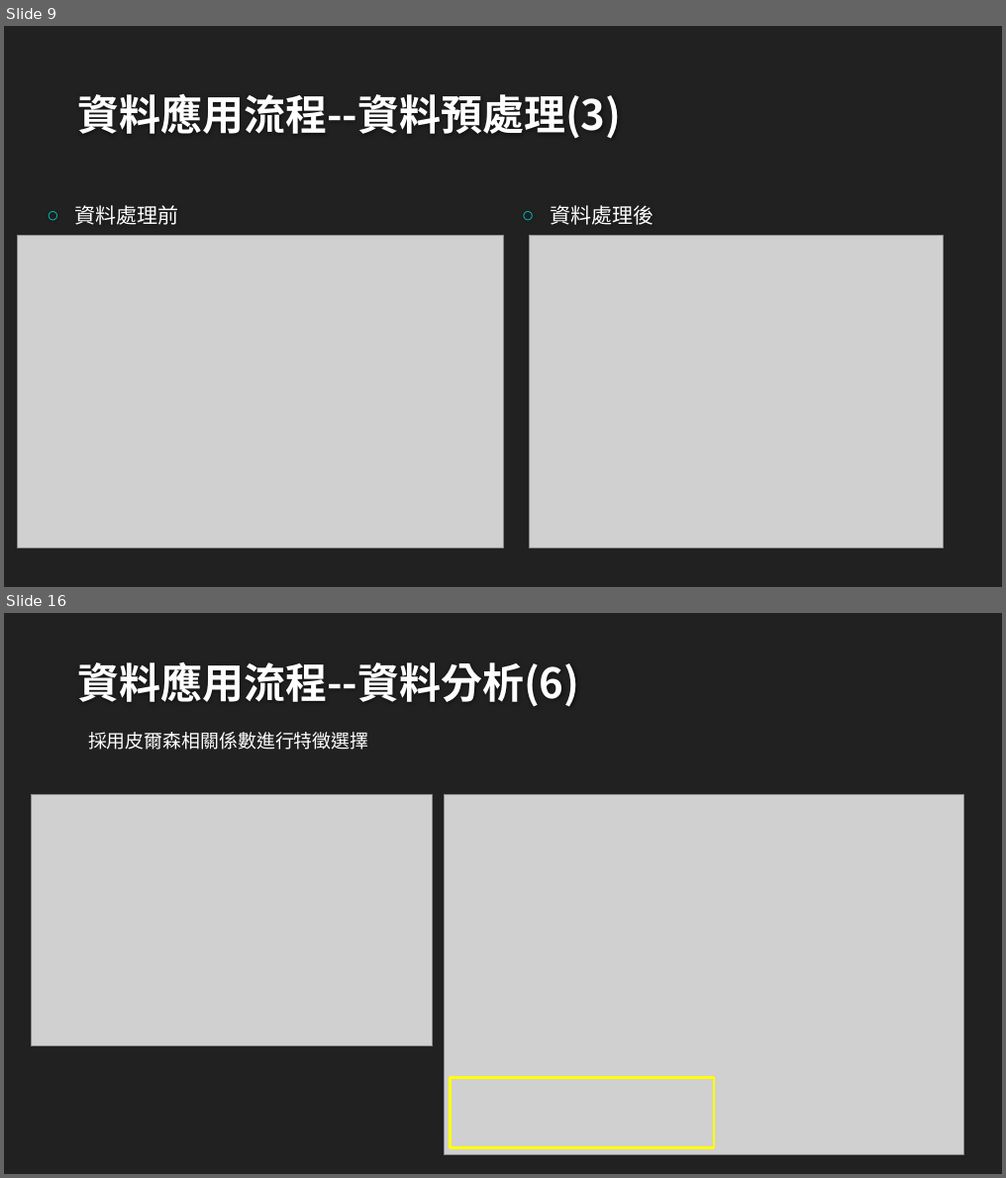
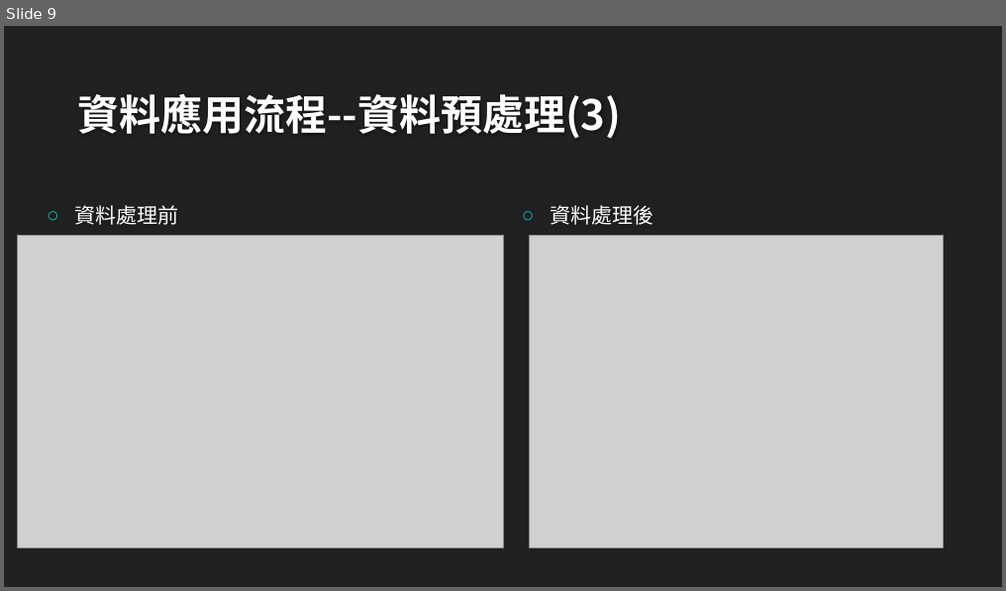
Before and after one commit to isabel112233/creditcard, a slide deck: 信用卡消費樣態.pptx. Shown one above the other, each under a label of ours: slides 9 and 16 before the commit, slide 9 after it; the slides between them are not shown. The pictures are 1006x1178 and 1006x591 pixels, drawn with LibreOffice and Linux fonts; fonts in the diff are those of the drawing; grey boxes stand for pictures; background and template pictures are left out. Boxes give left, top, right and bottom in pixels: in the first picture for what was removed or moved away, otherwise in the second. Text is boxed around its words. In the diff, an @@ line names an element or a change of style, - is before the commit and + after.

```diff
--- a/信用卡消費樣態.pptx
+++ b/信用卡消費樣態.pptx
@@ slide 16 removed at [4, 613, 1002, 1174], background #212121 @@
@@ title removed at [78, 663, 580, 707] @@
-資料應用流程--資料分析(6)
@@ text removed at [88, 732, 368, 750] @@
-採用皮爾森相關係數進行特徵選擇
@@ picture removed at [32, 795, 433, 1047] @@
@@ picture removed at [445, 795, 963, 1155] @@
@@ rectangle removed at [450, 1078, 715, 1149] @@
```
Also in this commit, not shown: 14 slides changed, 2 slides added, 3 other files.
